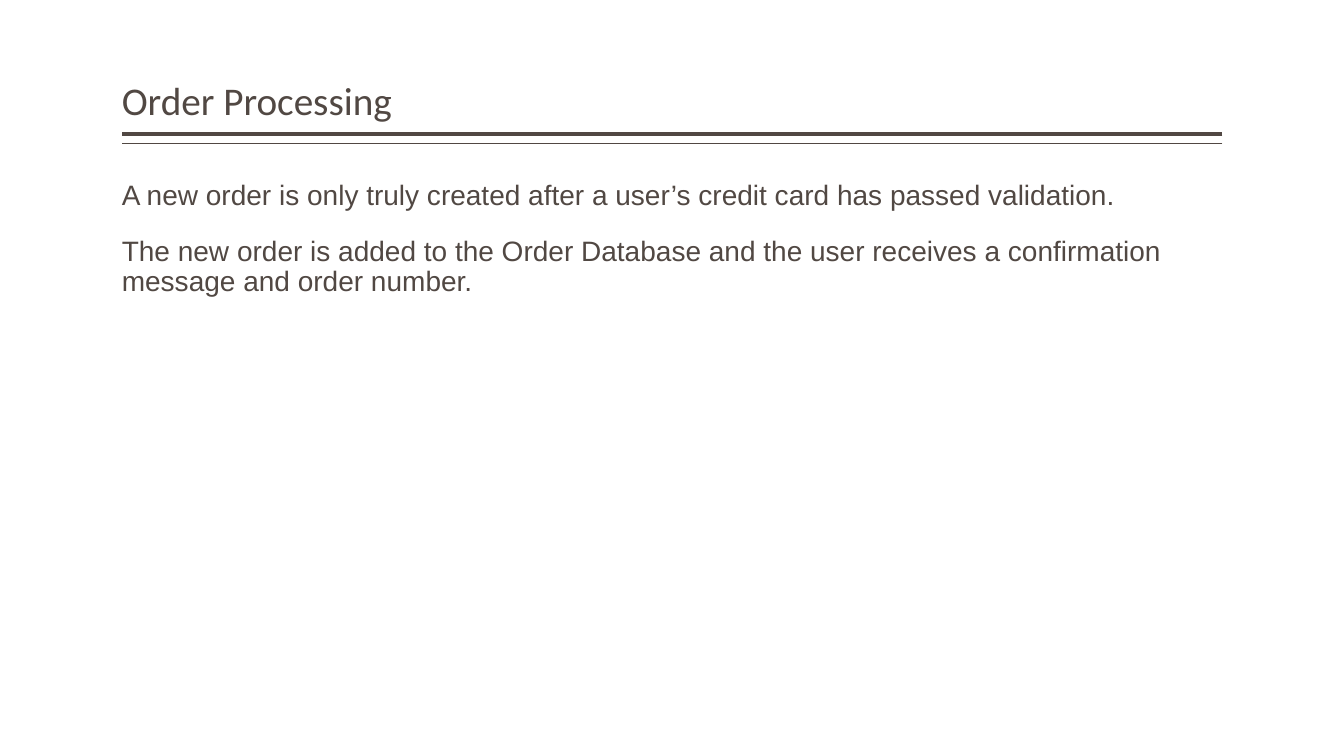
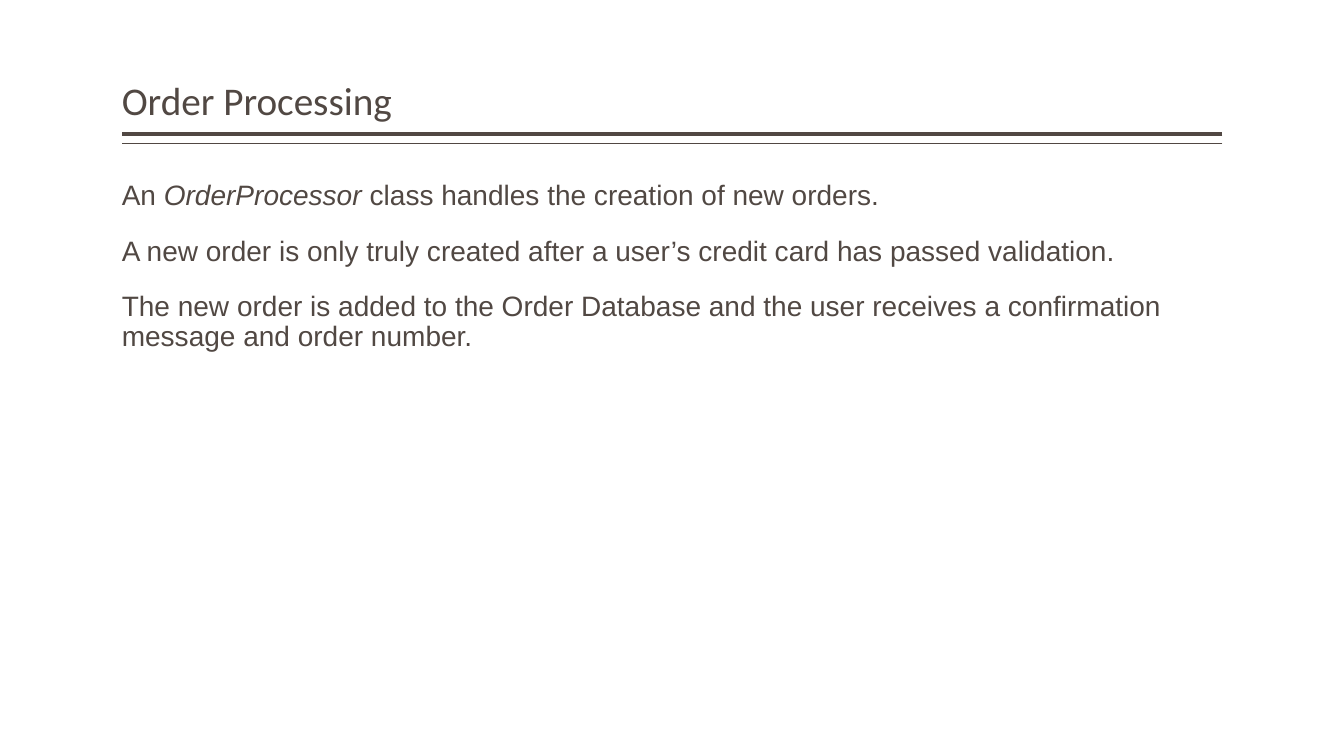
Before and after one commit to StateControlled/SE450_Final_Project, a slide deck: slide 8 of Final Project.pptx. Drawn at 1344x756 pixels with LibreOffice and Linux fonts; fonts in the diff are those of the drawing. Boxes give left, top, right and bottom in pixels: in the first picture for what was removed or moved away, otherwise in the second. Text is boxed around its words. In the diff, an @@ line names an element or a change of style, - is before the commit and + after.

```diff
--- a/Final Project.pptx
+++ b/Final Project.pptx
@@ text at (122,184,879,206): paragraph added @@
+An OrderProcessor class handles the creation of new orders.
```
Also in this commit, not shown: 2 other slides changed, 5 other files.
